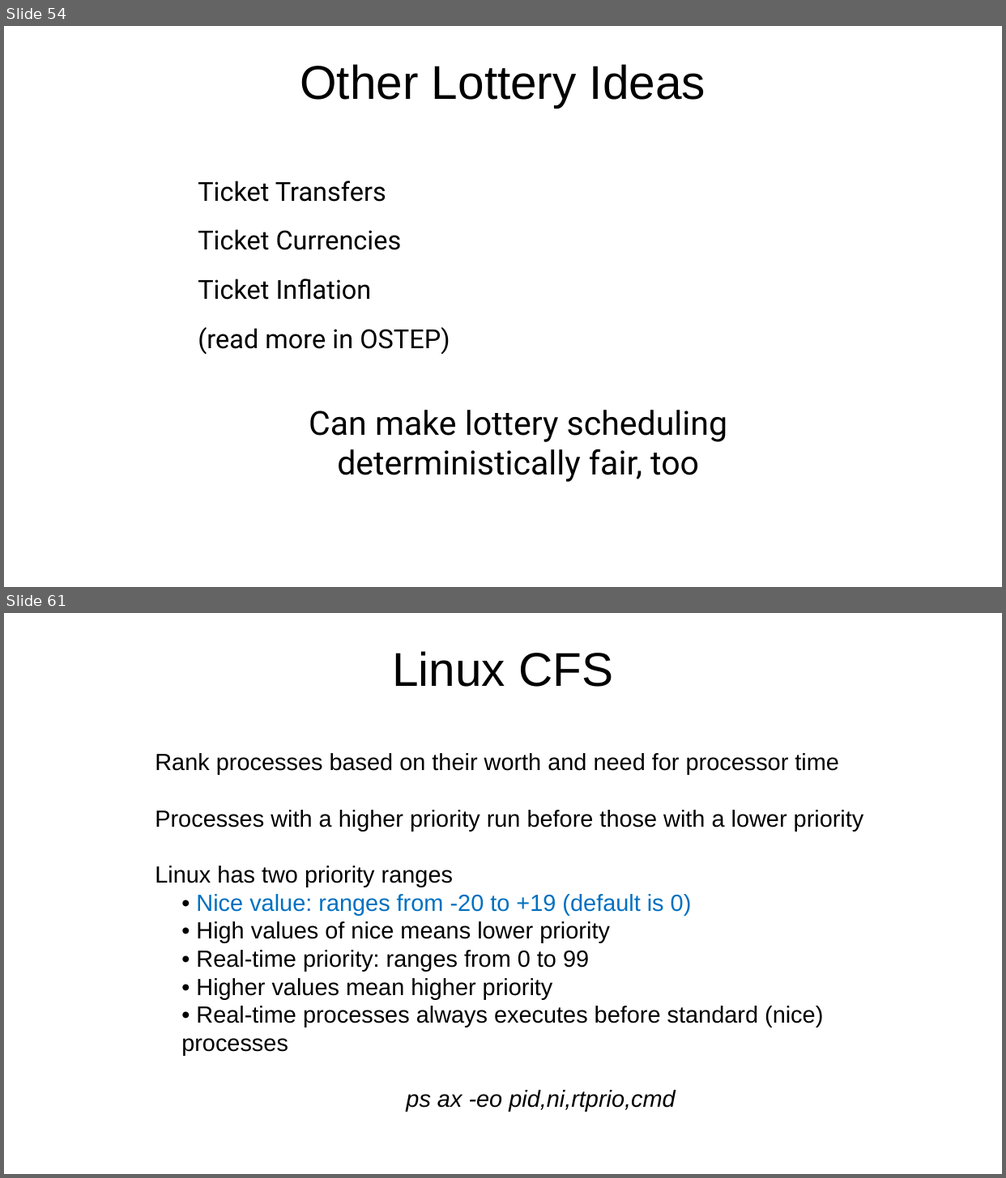
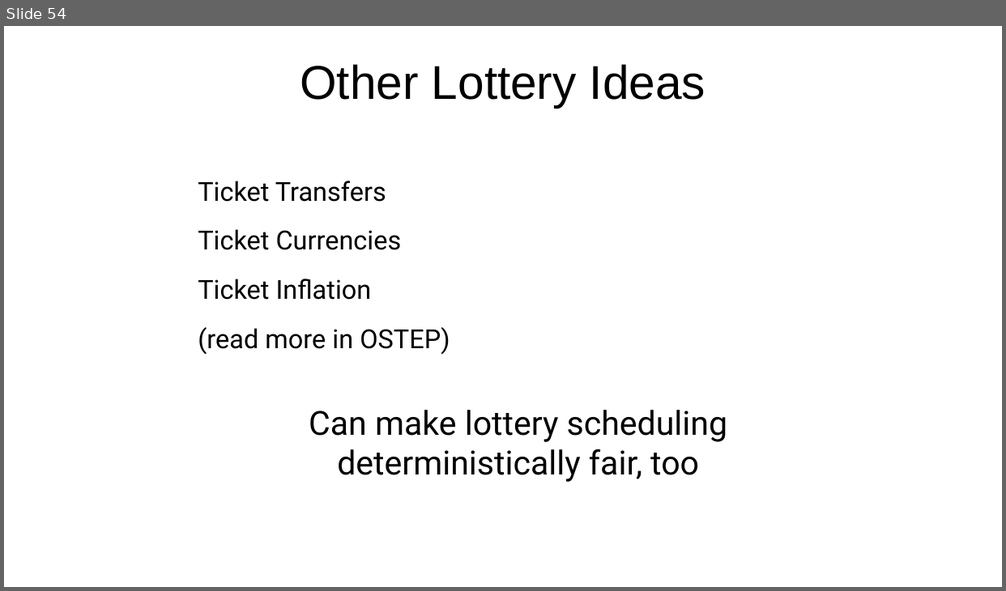
Before and after one commit to ngsrinivas/coursegen, a slide deck: ex/416-F23/staging/416-F23/lectures/03-scheduling.pptx. Shown one above the other, each under a label of ours: slides 54 and 61 before the commit, slide 54 after it; the slides between them are not shown. The pictures are 1006x1178 and 1006x591 pixels, drawn with LibreOffice and Linux fonts; fonts in the diff are those of the drawing. Boxes give left, top, right and bottom in pixels: in the first picture for what was removed or moved away, otherwise in the second. Text is boxed around its words. In the diff, an @@ line names an element or a change of style, - is before the commit and + after.

```diff
--- a/ex/416-F23/staging/416-F23/lectures/03-scheduling.pptx
+++ b/ex/416-F23/staging/416-F23/lectures/03-scheduling.pptx
@@ slide 61 removed at [4,613,1002,1174], background #FFFFFF @@
@@ title removed at [392,651,613,687] @@
-Linux CFS
@@ text removed at [155,753,864,1112] @@
-Rank processes based on their worth and need for processor time
-Processes with a higher priority run before those with a lower priority
-Linux has two priority ranges
-• Nice value: ranges from -20 to +19 (default is 0)
-• High values of nice means lower priority
-• Real-time priority: ranges from 0 to 99
-• Higher values mean higher priority
-• Real-time processes always executes before standard (nice) processes
-ps ax -eo pid,ni,rtprio,cmd
```
Also in this commit, not shown: 10 other slides removed, 6 other files.
